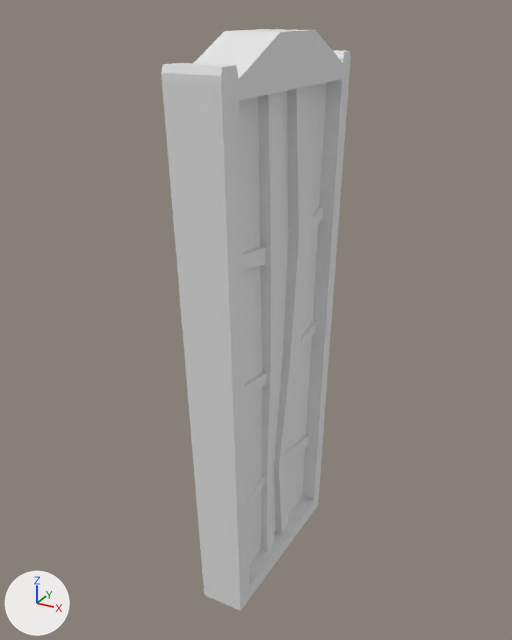
Renders of the FBX model Assets/Models/Modular Kit/Modular Building Assets/TallWindow.fbx from each side of a commit.
Camera for both pictures: a 50 mm lens placed at (1.34, -11.13, 5.55), pointed at (-0.87, -7.11, 3.54). Lighting does not change. The marker at lower left points along +X, +Y and +Z. Where no turn or scale is listed for an object, it has been applied to the vertices.
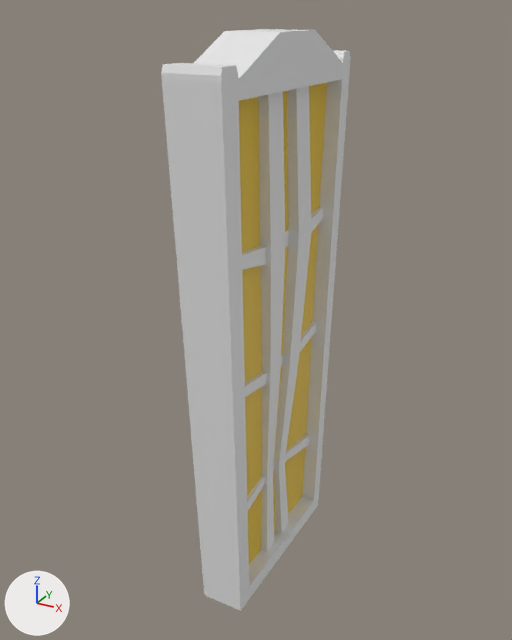
The newer file is also turned or shifted as a whole; pictures and numbers use the older file's frame.

The edits, one by one:
Material 'Material.001' (mat_material_001) is new.
Its base color is (0.8, 0.8, 0.8) (white #e7e7e7).
Material 'Material.002' (mat_material_002) is new.
Its base color is (0.8, 0.537, 0.0247) (yellow #e7c22c).
me_cube_228 has 300 vertices, 300 faces and spans x -0.2..0.17, y -0.87..0.85, z 0.0..3.89.
me_cube_228 is used by ob_cube; location (-0.774, -7.08, 1.543).
me_cube_228 part 1: all 3 faces centred in x 0.03..0.04, y -0.38..0.37, z 0.41..0.44 switch from no material to mat_material_002 (yellow #e7c22c).
me_cube_228 part 2: all 3 faces centred in x 0.04, y -0.4..0.41, z 1.21..1.22 switch from no material to mat_material_002 (yellow #e7c22c).
me_cube_228 part 3: all 3 faces centred in x 0.04, y -0.42..0.5, z 2.1..2.14 switch from no material to mat_material_002 (yellow #e7c22c).
me_cube_228 part 4: all 3 faces centred in x 0.04..0.05, y -0.46..0.52, z 3.09..3.11 switch from no material to mat_material_002 (yellow #e7c22c).
me_cube_228 now uses material mat_material_001 (white #e7e7e7).

What differs and where, as boxes [x1, y1, x2, y2] in the pictures (512 x 640 px):
part 1 of me_cube_228, recoloured (white to yellow)
    both: [248, 448, 305, 564]
part 2 of me_cube_228, recoloured (white to yellow)
    both: [245, 337, 312, 496]
part 3 of me_cube_228, recoloured (white to yellow)
    both: [242, 225, 318, 382]
part 4 of me_cube_228, recoloured (white to yellow)
    both: [239, 82, 327, 252]
